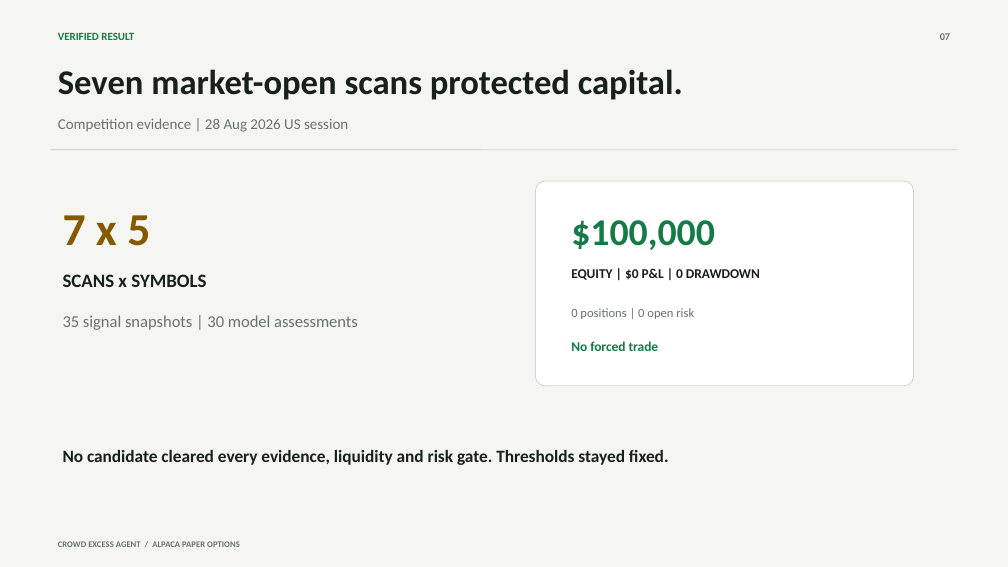
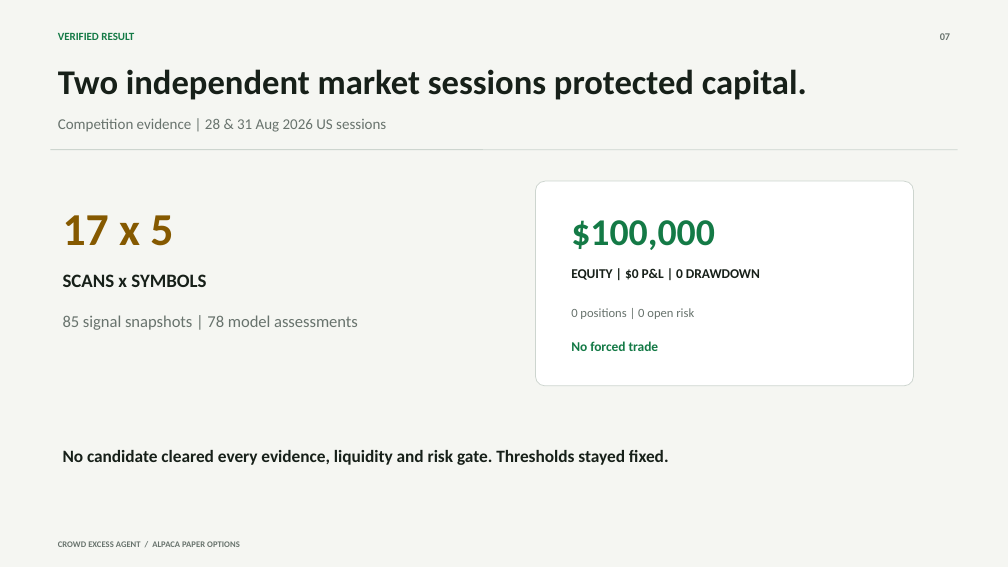
Before and after one commit to Kachii1020/crowd-excess-lab, a slide deck: slide 7 of submission/crowd-excess-pitch-deck.pptx. Drawn at 1008x567 pixels with LibreOffice and Linux fonts; fonts in the diff are those of the drawing. Boxes give left, top, right and bottom in pixels: in the first picture for what was removed or moved away, otherwise in the second. Text is boxed around its words. In the diff, an @@ line names an element or a change of style, - is before the commit and + after.

Commit message:
docs: finalize two-session submission package

```diff
--- a/submission/crowd-excess-pitch-deck.pptx
+++ b/submission/crowd-excess-pitch-deck.pptx
@@ text at <box>58,69,807,100</box>: text changed @@
-Seven market-open scans protected capital.
+Two independent market sessions protected capital.
@@ text at <box>58,118,386,132</box>: text changed @@
-Competition evidence | 28 Aug 2026 US session
+Competition evidence | 28 & 31 Aug 2026 US sessions
@@ text at <box>63,215,173,246</box>: text changed @@
-7 x 5
+17 x 5
@@ text at <box>63,315,358,330</box>: text changed @@
-35 signal snapshots | 30 model assessments
+85 signal snapshots | 78 model assessments
```
Also in this commit, not shown: 8 other files.
